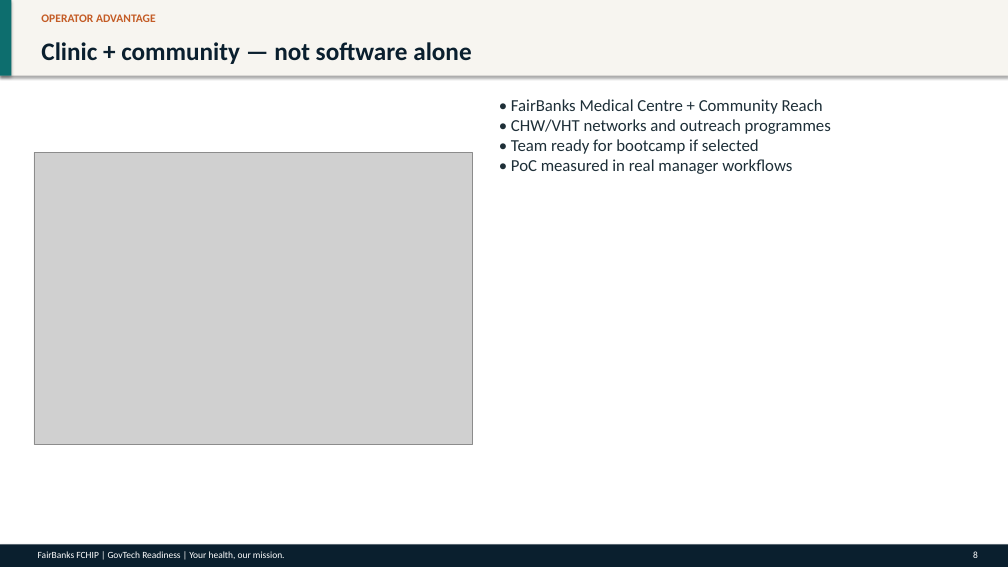
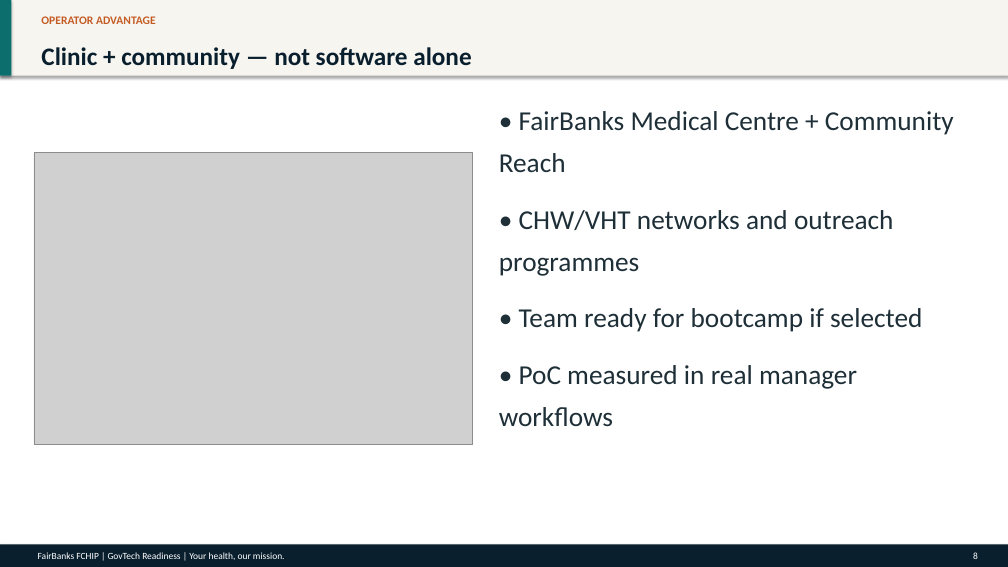
Before and after one commit to WASSWA2624/fairbanks, a slide deck: slide 8 of applications/govtech/documents/govtech_ppt.pptx. Drawn at 1008x567 pixels with LibreOffice and Linux fonts; fonts in the diff are those of the drawing; grey boxes stand for pictures. Boxes give left, top, right and bottom in pixels: in the first picture for what was removed or moved away, otherwise in the second. Text is boxed around its words. In the diff, an @@ line names an element or a change of style, - is before the commit and + after.

Commit message:
Enhance PowerPoint generation scripts across multiple applications by introducing balanced text box sizing and vertical alignment for improved readability. Update font sizes for various text elements to ensure consistency and clarity in presentations. Adjust document formatting rules to align with project branding and enhance overall presentation quality.

```diff
--- a/applications/govtech/documents/govtech_ppt.pptx
+++ b/applications/govtech/documents/govtech_ppt.pptx
@@ text "OPERATOR ADVANTAGE" at [41,16,156,24]: line spacing 1 to 1.15; more space between paragraphs @@
@@ text "Clinic + community — not ..." at [41,47,471,69]: line spacing 1 to 1.15; more space between paragraphs @@
@@ text at [499,111,954,427]: text changed; size 16 to 26 pt @@
-• FairBanks Medical Centre + Community Reach
-• CHW/VHT networks and outreach programmes
-• Team ready for bootcamp if selected
-• PoC measured in real manager workflows
+• FairBanks Medical Centre + Community Reach
+• CHW/VHT networks and outreach programmes
+• Team ready for bootcamp if selected
+• PoC measured in real manager workflows
```
Also in this commit, not shown: 9 other slides changed, 50 other files.
